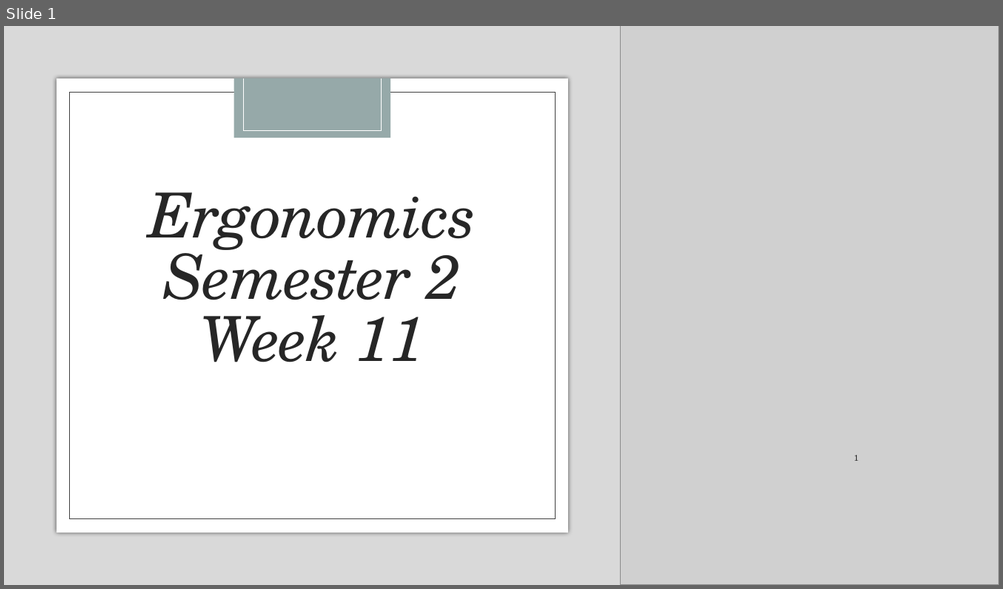
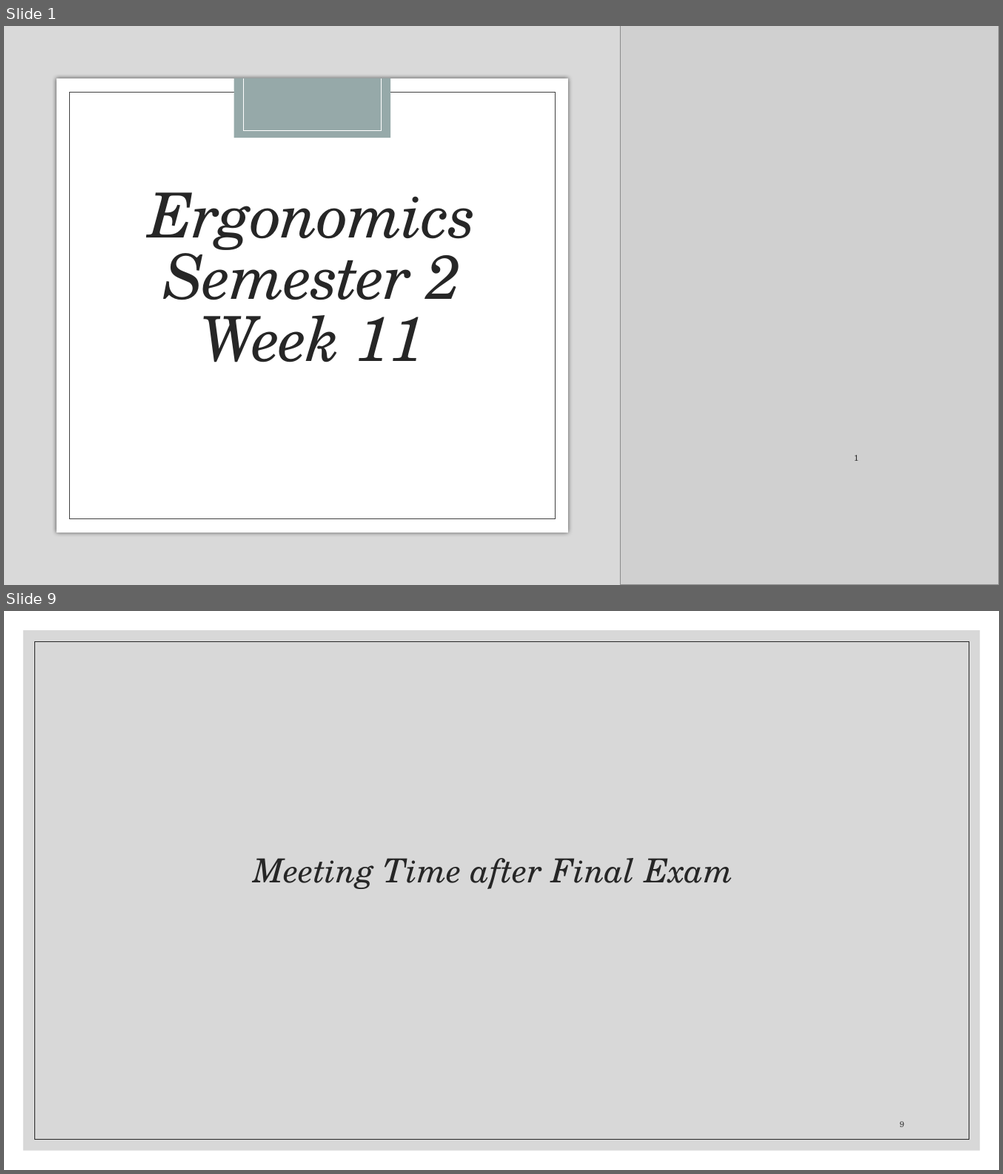
Before and after one commit to Albertlor/URECA, a slide deck: Meeting_Materials/Ergonomics Semester 2 Week 11.pptx. Shown one above the other, each under a label of ours: slide 1 before the commit, slides 1 and 9 after it; the slides between them are not shown. The pictures are 1003x589 and 1003x1174 pixels, drawn with LibreOffice and Linux fonts; fonts in the diff are those of the drawing; grey boxes stand for pictures. Boxes give left, top, right and bottom in pixels: in the first picture for what was removed or moved away, otherwise in the second. Text is boxed around its words. In the diff, an @@ line names an element or a change of style, - is before the commit and + after.

```diff
--- a/Meeting_Materials/Ergonomics Semester 2 Week 11.pptx
+++ b/Meeting_Materials/Ergonomics Semester 2 Week 11.pptx
@@ slide 9 added at bbox=[4, 611, 999, 1170], background #FFFFFF @@
@@ rectangle added at bbox=[23, 630, 980, 1151], fill #BFBFBF at 60% opacity @@
@@ rectangle added at bbox=[34, 641, 969, 1140], outline #262626 0.5 pt @@
@@ title added at bbox=[253, 858, 734, 889], 32 pt, text #262626, italic @@
+Meeting Time after Final Exam
@@ page number added at bbox=[899, 1122, 904, 1128], 8 pt, text #404040 @@
+9
```
Also in this commit, not shown: 5 slides changed, 3 other slides added, 1 slide removed, 10 other files.
